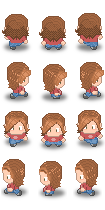
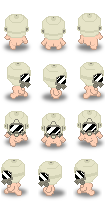
Layer changes from the first 105px x 210px image to the second:
added layer "head_hazmat" above "head_stormstrooper" over <box>1,13,104,187</box>
hid "hair_fringebrown" over <box>2,13,104,189</box>
hid "cloths_redtshirt" over <box>6,32,101,192</box>
hid "cloths_jeans" over <box>5,40,100,194</box>
hid "misc_shoes" over <box>4,46,101,196</box>
hid "misc_femaledatails" over <box>7,79,98,182</box>
